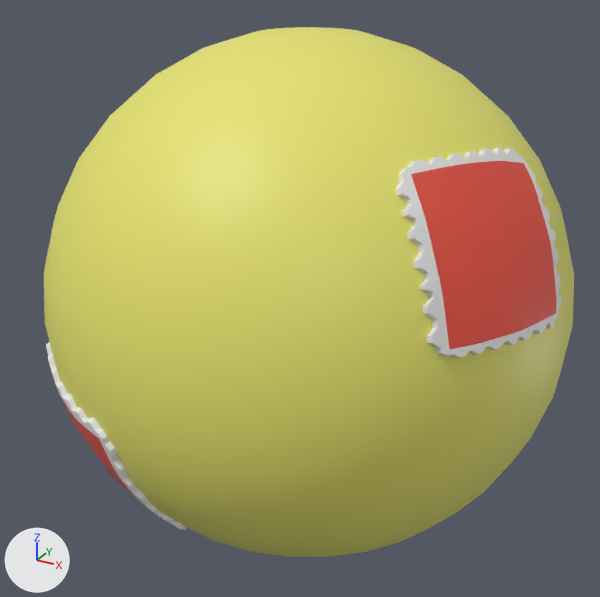
A saved change to the Blender file models/character/sphere_three_stamp.blend.
Both versions are drawn from a camera (50 mm lens) standing at (0.714, -1.331, 0.649) and looking at (-0.014, -0.007, -0.013). Arrows for +X, +Y and +Z are at lower left; the lights stay in place.
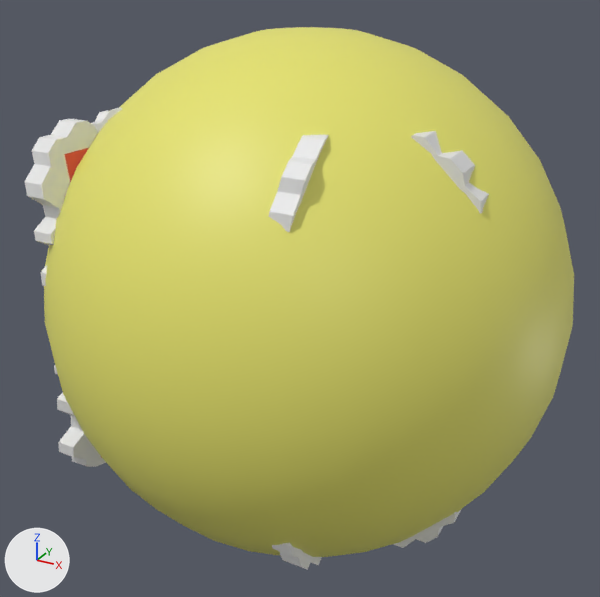
ob_lattice is not drawn itself; it is the parent of ob_cube.
ob_lattice_001 is not drawn itself; it is the parent of ob_cube_001.
ob_lattice_002 is not drawn itself; it is the parent of ob_cube_002.

Where the newer file only moved an object's origin or applied its transform, the numbers keep the older frame.

Location of each change, [x1, y1, x2, y2] in pixels of the pictures (600 x 597 px):
'Cube.001', reshaped
    before: [396, 147, 562, 358]
    after: [25, 110, 110, 467]
'Cube.002', reshaped
    before: [46, 342, 187, 530]
    after: [269, 134, 329, 570]
'Cube', reshaped (not visible before)
    after: [91, 107, 489, 548]

The change in detail:
Object 'Lattice' (ob_lattice) is rescaled from (0.345, 0.345, 0.345) to (1.0, 1.0, 1.0).
Object 'Lattice' (ob_lattice) moves from (-0.019, 0.535, 0.00763) to (0.0, 0.0, 0.0).
Object 'Lattice.001' (ob_lattice_001) turns from (-5.2, -26, -22) to (0, 0, 0) degrees about x, y and z.
Object 'Lattice.001' (ob_lattice_001) is rescaled from (0.412, 0.412, 0.412) to (1.0, 1.0, 1.0).
Object 'Lattice.001' (ob_lattice_001) moves from (0.499, -0.205, 0.271) to (0.0, 0.0, 0.0).
Object 'Lattice.002' (ob_lattice_002) turns from (8, -28, 55) to (0, 0, 0) degrees about x, y and z.
Object 'Lattice.002' (ob_lattice_002) is rescaled from (0.443, 0.443, 0.443) to (1.0, 1.0, 1.0).
Object 'Lattice.002' (ob_lattice_002) moves from (-0.262, -0.38, -0.245) to (0.0, 0.0, 0.0).
